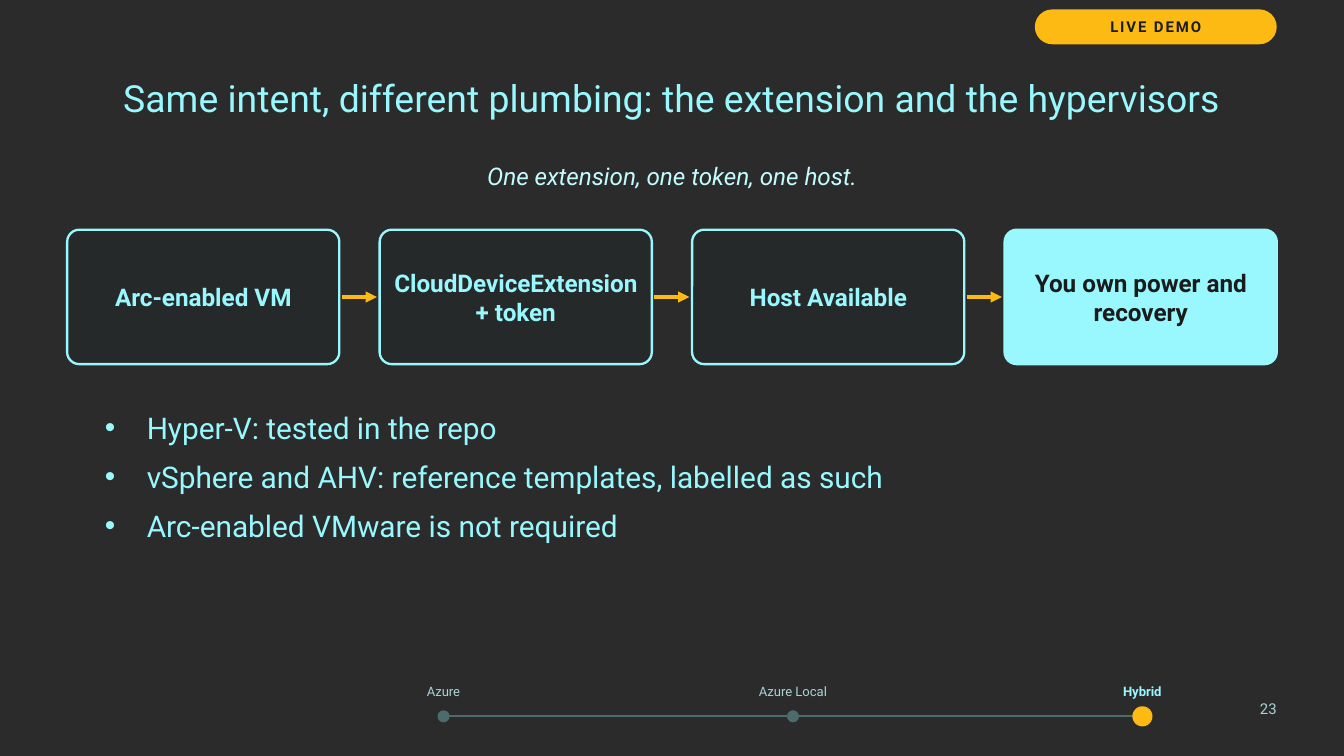
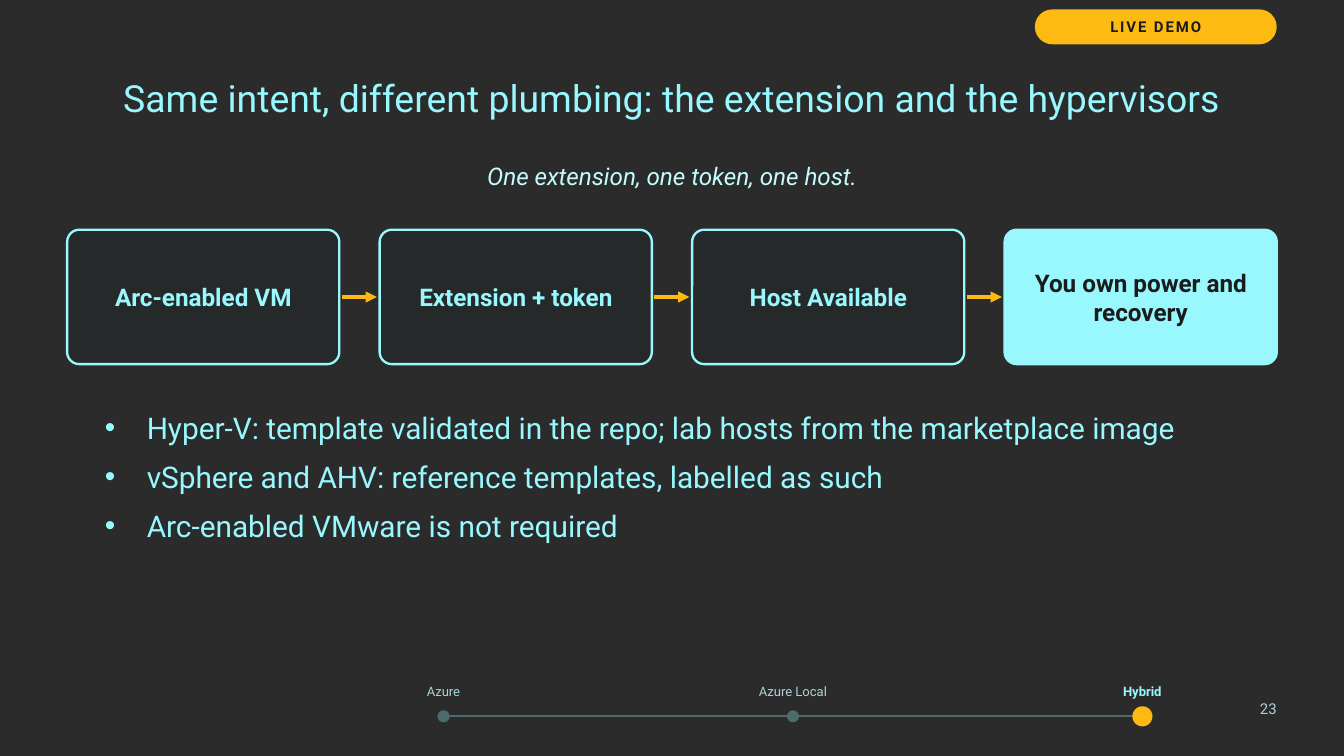
Before and after one commit to thisismydemo/nic2026_avd, a slide deck: slide 23 of presentation/AVD_Anywhere_NIC2026.pptx. Drawn at 1344x756 pixels with LibreOffice and Linux fonts; fonts in the diff are those of the drawing; background and template pictures are left out; a plain dark background stands for a picture behind light text. Boxes give left, top, right and bottom in pixels: in the first picture for what was removed or moved away, otherwise in the second. Text is boxed around its words. In the diff, an @@ line names an element or a change of style, - is before the commit and + after.

```diff
--- a/presentation/AVD_Anywhere_NIC2026.pptx
+++ b/presentation/AVD_Anywhere_NIC2026.pptx
@@ text in rounded rectangle at bbox=[419, 287, 612, 307]: text changed @@
-CloudDeviceExtension + token
+Extension + token
@@ text at bbox=[147, 416, 1174, 446]: text changed @@
-• Hyper-V: tested in the repo
+• Hyper-V: template validated in the repo; lab hosts from the marketplace image
```
Also in this commit, not shown: 19 other slides changed, 1 slide added, 19 other files.
